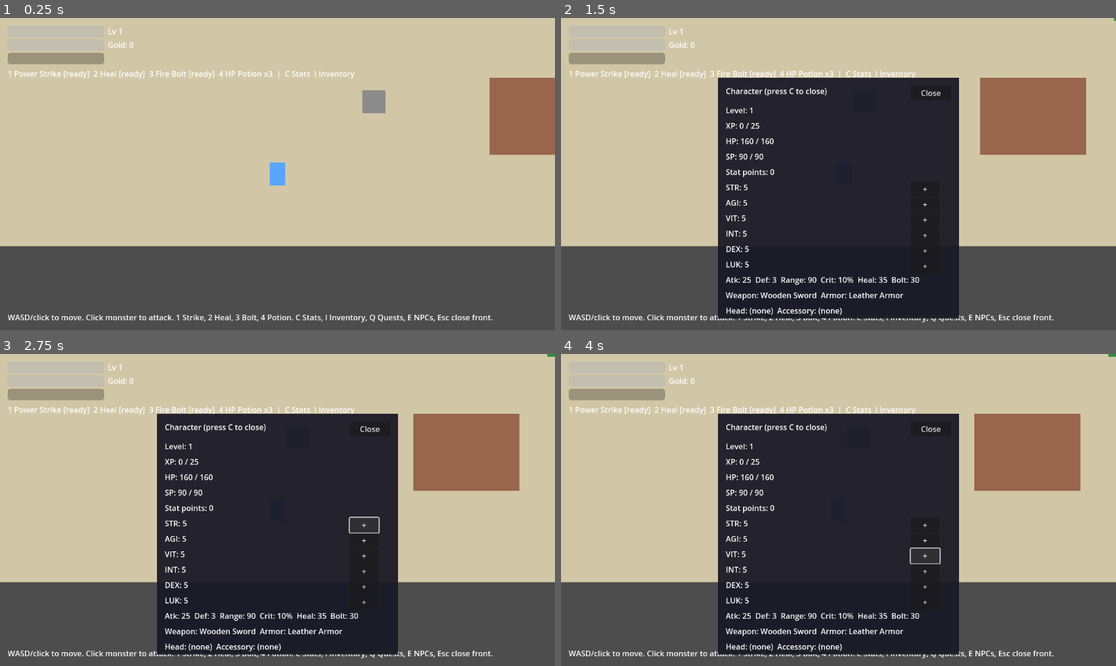
Above: before the commit, frames 1-4 (two rows, left to right).
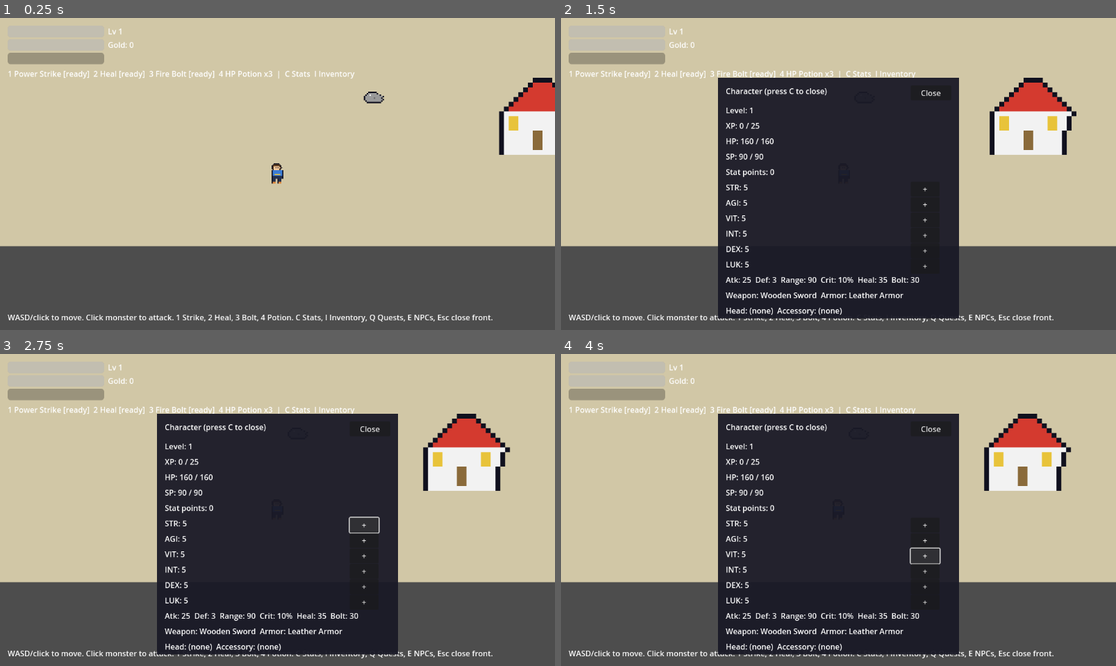
Above: after the commit, the same moments.

Repository: straviux/rok-online-clone
Game: Godot game, scene res://scenes/world/town.tscn
Two runs of this game, one before a commit and one after it. Both use one fixed random seed, a clock stepped at 60 frames per second and the inputs below.
Inputs (mouse positions are in pixels of both pictures, inside the frame that each line leads up to):
- Up to frame 1 (0.25 s): no input
- Up to frame 2 (1.5 s): tap Enter at 0.5, 1.25 s; move the mouse to (960, 158) at 0.52 s; hold D 0.53-1.25 s; tap C at 0.6 s; click (960, 158) at 0.67 s; drag from (727, 189) to (810, 236) at 1.27 s
- Up to frame 3 (2.75 s): click "+" at 2 s
- Up to frame 4 (4 s): click "+" at 2.75 s; click "+" at 3.5 s

The runs differ from the first frame. In frame 1, 3.3% of the frame differs, in the area x 48-100%, y 19-54%; in frame 2, 4.6%; in frame 3, 4.6%, in the area x 74-100%, y 0-44%; in frame 4, 4.6%.
Error after the commit: Invalid assignment of property or key 'texture' with value of type 'ImageTexture' on a base object of type 'null instance'. (res://scripts/npc.gd:28)

Commit message:
Add pixel-art sprites as runtime-generated GDScript (no image files)

Diff:
--- a/data/bat.tres
+++ b/data/bat.tres
@@ -19,3 +19,4 @@
 respawn_time = 6.0
 drop_item_id = "sp_potion"
 drop_chance = 0.2
+sprite_name = "bat"
--- a/data/boss.tres
+++ b/data/boss.tres
@@ -22,3 +22,4 @@
 special_damage = 15
 special_cooldown = 5.0
 special_range = 150.0
+sprite_name = "boss"
--- a/data/goblin.tres
+++ b/data/goblin.tres
@@ -19,3 +19,4 @@
 respawn_time = 12.0
 drop_item_id = "hp_potion"
 drop_chance = 0.25
+sprite_name = "goblin"
--- a/data/mushroom.tres
+++ b/data/mushroom.tres
@@ -21,3 +21,4 @@
 drop_chance = 0.2
 drop_item_id2 = "herb"
 drop_chance2 = 0.5
+sprite_name = "mushroom"
--- a/data/skeleton.tres
+++ b/data/skeleton.tres
@@ -19,3 +19,4 @@
 respawn_time = 10.0
 drop_item_id = "small_hp_potion"
 drop_chance = 0.2
+sprite_name = "skeleton"
--- a/data/slime.tres
+++ b/data/slime.tres
@@ -19,3 +19,4 @@
 respawn_time = 5.0
 drop_item_id = "small_hp_potion"
 drop_chance = 0.25
+sprite_name = "slime"
--- a/data/wolf.tres
+++ b/data/wolf.tres
@@ -19,3 +19,4 @@
 respawn_time = 8.0
 drop_item_id = "wooden_ring"
 drop_chance = 0.15
+sprite_name = "wolf"
--- a/scenes/world/field.tscn
+++ b/scenes/world/field.tscn
@@ -11,6 +11,7 @@
 [ext_resource type="Resource" path="res://data/wolf.tres" id="8_wolf"]
 [ext_resource type="PackedScene" path="res://scenes/ui/inventory_panel.tscn" id="10_inventory"]
 [ext_resource type="PackedScene" path="res://scenes/ui/quest_log_panel.tscn" id="11_quests"]
+[ext_resource type="Script" path="res://scripts/sprite_node.gd" id="15_sprite_node"]
 
 [sub_resource type="RectangleShape2D" id="Shape_tree"]
 size = Vector2(64, 64)
@@ -50,12 +51,9 @@
 [node name="CollisionShape2D" type="CollisionShape2D" parent="Tree1"]
 shape = SubResource("Shape_tree")
 
-[node name="ColorRect" type="ColorRect" parent="Tree1"]
-offset_left = -32.0
-offset_top = -32.0
-offset_right = 32.0
-offset_bottom = 32.0
-color = Color(0.2, 0.55, 0.25, 1)
+[node name="Sprite2D" type="Sprite2D" parent="Tree1"]
+script = ExtResource("15_sprite_node")
+sprite_name = "tree"
 
 [node name="Tree2" type="StaticBody2D" parent="."]
 position = Vector2(400, -300)
@@ -63,12 +61,9 @@
 [node name="CollisionShape2D" type="CollisionShape2D" parent="Tree2"]
 shape = SubResource("Shape_tree")
 
-[node name="ColorRect" type="ColorRect" parent="Tree2"]
-offset_left = -32.0
-offset_top = -32.0
-offset_right = 32.0
-offset_bottom = 32.0
-color = Color(0.2, 0.55, 0.25, 1)
+[node name="Sprite2D" type="Sprite2D" parent="Tree2"]
+script = ExtResource("15_sprite_node")
+sprite_name = "tree"
 
 [node name="Tree3" type="StaticBody2D" parent="."]
 position = Vector2(-700, 0)
@@ -76,12 +71,9 @@
 [node name="CollisionShape2D" type="CollisionShape2D" parent="Tree3"]
 shape = SubResource("Shape_tree")
 
-[node name="ColorRect" type="ColorRect" parent="Tree3"]
-offset_left = -32.0
-offset_top = -32.0
-offset_right = 32.0
-offset_bottom = 32.0
-color = Color(0.2, 0.55, 0.25, 1)
+[node name="Sprite2D" type="Sprite2D" parent="Tree3"]
+script = ExtResource("15_sprite_node")
+sprite_name = "tree"
 
 [node name="Tree4" type="StaticBody2D" parent="."]
 position = Vector2(700, 0)
@@ -89,12 +81,9 @@
 [node name="CollisionShape2D" type="CollisionShape2D" parent="Tree4"]
 shape = SubResource("Shape_tree")
 
-[node name="ColorRect" type="ColorRect" parent="Tree4"]
-offset_left = -32.0
-offset_top = -32.0
-offset_right = 32.0
-offset_bottom = 32.0
-color = Color(0.2, 0.55, 0.25, 1)
+[node name="Sprite2D" type="Sprite2D" parent="Tree4"]
+script = ExtResource("15_sprite_node")
+sprite_name = "tree"
 
 [node name="Tree5" type="StaticBody2D" parent="."]
 position = Vector2(0, -300)
@@ -102,12 +91,9 @@
 [node name="CollisionShape2D" type="CollisionShape2D" parent="Tree5"]
 shape = SubResource("Shape_tree")
 
-[node name="ColorRect" type="ColorRect" parent="Tree5"]
-offset_left = -32.0
-offset_top = -32.0
-offset_right = 32.0
-offset_bottom = 32.0
-color = Color(0.2, 0.55, 0.25, 1)
+[node name="Sprite2D" type="Sprite2D" parent="Tree5"]
+script = ExtResource("15_sprite_node")
+sprite_name = "tree"
 
 [node name="Rock1" type="StaticBody2D" parent="."]
 position = Vector2(-250, 200)
@@ -115,12 +101,9 @@
 [node name="CollisionShape2D" type="CollisionShape2D" parent="Rock1"]
 shape = SubResource("Shape_rock")
 
-[node name="ColorRect" type="ColorRect" parent="Rock1"]
-offset_left = -24.0
-offset_top = -24.0
-offset_right = 24.0
-offset_bottom = 24.0
-color = Color(0.55, 0.55, 0.55, 1)
+[node name="Sprite2D" type="Sprite2D" parent="Rock1"]
+script = ExtResource("15_sprite_node")
+sprite_name = "rock"
 
 [node name="Rock2" type="StaticBody2D" parent="."]
 position = Vector2(250, -100)
@@ -128,12 +111,9 @@
 [node name="CollisionShape2D" type="CollisionShape2D" parent="Rock2"]
 shape = SubResource("Shape_rock")
 
-[node name="ColorRect" type="ColorRect" parent="Rock2"]
-offset_left = -24.0
-offset_top = -24.0
-offset_right = 24.0
-offset_bottom = 24.0
-color = Color(0.55, 0.55, 0.55, 1)
+[node name="Sprite2D" type="Sprite2D" parent="Rock2"]
+script = ExtResource("15_sprite_node")
+sprite_name = "rock"
 
 [node name="WallTop" type="StaticBody2D" parent="."]
 position = Vector2(0, -625)
--- a/scenes/world/town.tscn
+++ b/scenes/world/town.tscn
@@ -11,6 +11,7 @@
 [ext_resource type="PackedScene" path="res://scenes/ui/storage_panel.tscn" id="9_storage"]
 [ext_resource type="PackedScene" path="res://scenes/ui/dialogue_panel.tscn" id="10_dialogue"]
 [ext_resource type="PackedScene" path="res://scenes/ui/quest_log_panel.tscn" id="11_quests"]
+[ext_resource type="Script" path="res://scripts/sprite_node.gd" id="15_sprite_node"]
 
 [sub_resource type="RectangleShape2D" id="Shape_house"]
 size = Vector2(220, 160)
@@ -70,12 +71,9 @@
 [node name="CollisionShape2D" type="CollisionShape2D" parent="House1"]
 shape = SubResource("Shape_house")
 
-[node name="ColorRect" type="ColorRect" parent="House1"]
-offset_left = -110.0
-offset_top = -80.0
-offset_right = 110.0
-offset_bottom = 80.0
-color = Color(0.6, 0.4, 0.3, 1)
+[node name="Sprite2D" type="Sprite2D" parent="House1"]
+script = ExtResource("15_sprite_node")
+sprite_name = "house"
 
 [node name="House2" type="StaticBody2D" parent="."]
 position = Vector2(550, -180)
@@ -83,12 +81,9 @@
 [node name="CollisionShape2D" type="CollisionShape2D" parent="House2"]
 shape = SubResource("Shape_house")
 
-[node name="ColorRect" type="ColorRect" parent="House2"]
-offset_left = -110.0
-offset_top = -80.0
-offset_right = 110.0
-offset_bottom = 80.0
-color = Color(0.6, 0.4, 0.3, 1)
+[node name="Sprite2D" type="Sprite2D" parent="House2"]
+script = ExtResource("15_sprite_node")
+sprite_name = "house"
 
 [node name="House3" type="StaticBody2D" parent="."]
 position = Vector2(550, 180)
@@ -96,12 +91,9 @@
 [node name="CollisionShape2D" type="CollisionShape2D" parent="House3"]
 shape = SubResource("Shape_house")
 
-[node name="ColorRect" type="ColorRect" parent="House3"]
-offset_left = -110.0
-offset_top = -80.0
-offset_right = 110.0
-offset_bottom = 80.0
-color = Color(0.6, 0.4, 0.3, 1)
+[node name="Sprite2D" type="Sprite2D" parent="House3"]
+script = ExtResource("15_sprite_node")
+sprite_name = "house"
 
 [node name="Tree1" type="StaticBody2D" parent="."]
 position = Vector2(-300, -350)
@@ -109,12 +101,9 @@
 [node name="CollisionShape2D" type="CollisionShape2D" parent="Tree1"]
 shape = SubResource("Shape_tree")
 
-[node name="ColorRect" type="ColorRect" parent="Tree1"]
-offset_left = -32.0
-offset_top = -32.0
-offset_right = 32.0
-offset_bottom = 32.0
-color = Color(0.2, 0.55, 0.25, 1)
+[node name="Sprite2D" type="Sprite2D" parent="Tree1"]
+script = ExtResource("15_sprite_node")
+sprite_name = "tree"
 
 [node name="Tree2" type="StaticBody2D" parent="."]
 position = Vector2(300, -350)
@@ -122,12 +111,9 @@
 [node name="CollisionShape2D" type="CollisionShape2D" parent="Tree2"]
 shape = SubResource("Shape_tree")
 
-[node name="ColorRect" type="ColorRect" parent="Tree2"]
-offset_left = -32.0
-offset_top = -32.0
-offset_right = 32.0
-offset_bottom = 32.0
-color = Color(0.2, 0.55, 0.25, 1)
+[node name="Sprite2D" type="Sprite2D" parent="Tree2"]
+script = ExtResource("15_sprite_node")
+sprite_name = "tree"
 
 [node name="Tree3" type="StaticBody2D" parent="."]
 position = Vector2(-750, -50)
@@ -135,12 +121,9 @@
 [node name="CollisionShape2D" type="CollisionShape2D" parent="Tree3"]
 shape = SubResource("Shape_tree")
 
-[node name="ColorRect" type="ColorRect" parent="Tree3"]
-offset_left = -32.0
-offset_top = -32.0
-offset_right = 32.0
-offset_bottom = 32.0
-color = Color(0.2, 0.55, 0.25, 1)
+[node name="Sprite2D" type="Sprite2D" parent="Tree3"]
+script = ExtResource("15_sprite_node")
+sprite_name = "tree"
 
 [node name="Tree4" type="StaticBody2D" parent="."]
 position = Vector2(750, -50)
@@ -148,12 +131,9 @@
 [node name="CollisionShape2D" type="CollisionShape2D" parent="Tree4"]
 shape = SubResource("Shape_tree")
 
-[node name="ColorRect" type="ColorRect" parent="Tree4"]
-offset_left = -32.0
-offset_top = -32.0
-offset_right = 32.0
-offset_bottom = 32.0
-color = Color(0.2, 0.55, 0.25, 1)
+[node name="Sprite2D" type="Sprite2D" parent="Tree4"]
+script = ExtResource("15_sprite_node")
+sprite_name = "tree"
 
 [node name="Rock1" type="StaticBody2D" parent="."]
 position = Vector2(200, 150)
@@ -161,12 +141,9 @@
 [node name="CollisionShape2D" type="CollisionShape2D" parent="Rock1"]
 shape = SubResource("Shape_rock")
 
-[node name="ColorRect" type="ColorRect" parent="Rock1"]
-offset_left = -24.0
-offset_top = -24.0
-offset_right = 24.0
-offset_bottom = 24.0
-color = Color(0.55, 0.55, 0.55, 1)
+[node name="Sprite2D" type="Sprite2D" parent="Rock1"]
+script = ExtResource("15_sprite_node")
+sprite_name = "rock"
 
 [node name="WallTop" type="StaticBody2D" parent="."]
 position = Vector2(0, -475)
--- a/scripts/monster.gd
+++ b/scripts/monster.gd
@@ -75,7 +75,14 @@
 	hp_bar.max_value = max_hp
 	hp_bar.value = hp
 	hp_bar.show_percentage = false
-	if sprite.texture == null:
+	if data != null and data.sprite_name != "":
+		sprite.texture = SpriteData.get_texture(data.sprite_name)
+		# Sprites are 32x32, but scale to fit anyway so a differently
+		# sized sprite never breaks the 32x32 collision box.
+		var tex_size: Vector2 = sprite.texture.get_size()
+		var fit: float = 32.0 / max(tex_size.x, tex_size.y)
+		sprite.scale = Vector2(fit, fit)
+	elif sprite.texture == null:
 		var image := Image.create(32, 32, false, Image.FORMAT_RGBA8)
 		if data != null:
 			image.fill(data.color)
--- a/scripts/monster_data.gd
+++ b/scripts/monster_data.gd
@@ -16,6 +16,10 @@
 @export var attack_cooldown: float = 1.0
 @export var leash_range: float = 400.0
 @export var color: Color = Color(0.3, 0.9, 0.4, 1)
+# Pixel-art sprite name in scripts/sprite_data.gd (runtime-generated,
+# no image files). If empty, monster.gd falls back to a coloured box
+# using color, as in Phases 2-5.
+@export var sprite_name: String = ""
 @export var gold_drop: int = 3
 @export var respawn_time: float = 5.0
 # Phase 4 loot: one possible item drop, rolled on death.
--- a/scripts/npc.gd
+++ b/scripts/npc.gd
@@ -10,7 +10,7 @@
 
 var player_near: bool = false
 
-@onready var color_rect: ColorRect = $Body/ColorRect
+@onready var sprite: Sprite2D = $Body/Sprite2D
 @onready var name_label: Label = $NameLabel
 @onready var prompt_label: Label = $PromptLabel
 @onready var interact_area: Area2D = $InteractArea
@@ -19,13 +19,13 @@
 func _ready() -> void:
 	if npc_type == "storage":
 		name_label.text = "Storage"
-		color_rect.color = Color(0.2, 0.8, 0.9, 1)
+		sprite.texture = SpriteData.get_texture("storage_keeper")
 	elif npc_type == "quest":
 		name_label.text = "Elder"
-		color_rect.color = Color(1.0, 0.85, 0.2, 1)
+		sprite.texture = SpriteData.get_texture("elder")
 	else:
 		name_label.text = "Shop"
-		color_rect.color = Color(0.6, 0.3, 0.9, 1)
+		sprite.texture = SpriteData.get_texture("shopkeeper")
 	prompt_label.visible = false
 	interact_area.body_entered.connect(_on_body_entered)
 	interact_area.body_exited.connect(_on_body_exited)
--- a/scripts/player.gd
+++ b/scripts/player.gd
@@ -160,8 +160,11 @@
 	else:
 		hp = float(max_hp)
 		sp = float(max_sp)
-	# Placeholder art: a plain coloured box until real sprites arrive.
-	# Only generated when no texture has been assigned in the editor.
+	# Pixel-art sprite, generated at runtime from scripts/sprite_data.gd
+	# (no image files, so the whole project stays pushable as text).
+	# The blue box below is only a last-resort fallback.
+	if sprite.texture == null:
+		sprite.texture = SpriteData.get_texture("player")
 	if sprite.texture == null:
 		var image := Image.create(32, 48, false, Image.FORMAT_RGBA8)
 		image.fill(Color(0.35, 0.65, 1.0))
--- /dev/null
+++ b/scripts/sprite_data.gd
@@ -0,0 +1,369 @@
+# SpriteData: pixel-art sprites generated at runtime, no image files.
+# Each sprite is a grid of characters: '.' is transparent, every
+# other character is a colour from PALETTE. Grids are upscaled with
+# nearest-neighbour so the pixels stay crisp in-game. Edit a grid
+# here to change how a sprite looks; nothing else needs to change.
+class_name SpriteData
+extends RefCounted
+
+const PALETTE := {
+	"B": Color8(58, 123, 213, 255),
+	"C": Color8(138, 106, 58, 255),
+	"D": Color8(36, 48, 77, 255),
+	"E": Color8(16, 16, 30, 255),
+	"F": Color8(242, 230, 200, 255),
+	"G": Color8(63, 174, 74, 255),
+	"H": Color8(91, 58, 30, 255),
+	"K": Color8(16, 16, 30, 255),
+	"L": Color8(74, 58, 34, 255),
+	"M": Color8(154, 154, 154, 255),
+	"O": Color8(224, 138, 60, 255),
+	"P": Color8(242, 121, 168, 255),
+	"R": Color8(212, 58, 47, 255),
+	"S": Color8(242, 199, 155, 255),
+	"T": Color8(46, 125, 50, 255),
+	"V": Color8(122, 74, 213, 255),
+	"W": Color8(242, 242, 242, 255),
+	"Y": Color8(232, 195, 58, 255),
+	"b": Color8(42, 90, 168, 255),
+	"c": Color8(90, 68, 38, 255),
+	"g": Color8(42, 122, 50, 255),
+	"m": Color8(106, 106, 106, 255),
+	"p": Color8(217, 79, 122, 255),
+	"r": Color8(143, 31, 26, 255),
+	"s": Color8(217, 160, 102, 255),
+	"t": Color8(30, 90, 36, 255),
+	"v": Color8(74, 42, 138, 255),
+	"w": Color8(217, 217, 217, 255),
+}
+
+const GRIDS := {
+	"player": [
+		"................",
+		"....KKKKKK......",
+		"...KHHHHHHK.....",
+		"..KHHHHHHHHK....",
+		"..KHSSSSSSHK....",
+		"..KHSSESESSHK...",
+		"..KHSSSSSSHK....",
+		"...KSSSSSSK.....",
+		"..KBBBBBBBBBBK..",
+		"..KBBBBBBBBBBK..",
+		"..KBBBBBBBBBBK..",
+		"..KBBBBBBBBBBK..",
+		"..KBBYYYYYYBBK..",
+		"..KBBBBBBBBBBK..",
+		"..KDDDDDDDDDDK..",
+		"..KDDDDDDDDDDK..",
+		"..KDDDDDDDDDDK..",
+		"..KDDD..KDDD....",
+		"..KDDD..KDDD....",
+		"..KDDD..KDDD....",
+		"..KOOO..KOOO....",
+		"..KOOO..KOOO....",
+		"................",
+		"................",
+	],
+	"slime": [
+		"................",
+		".....KKKKKK.....",
+		"...KKGGGGGGKK...",
+		"..KGGGGGGGGGGK..",
+		".KGGWWGGGGGGGGK.",
+		".KGGGGGGGGGGGGK.",
+		".KGGEEGGGGEEGGK.",
+		".KGGGGGGGGGGGGK.",
+		".KGGGKKKKKKGGGK.",
+		".KGGGGGGGGGGGGK.",
+		"..KGGGGGGGGGGK..",
+		"...KKKKKKKKKK...",
+		"................",
+		"................",
+		"................",
+		"................",
+	],
+	"mushroom": [
+		"................",
+		".....KKKKKK.....",
+		"...KPPPPPPPPK...",
+		"..KPPWPPPPWPPK..",
+		".KPPPPWPPPPPPPK.",
+		".KPPPPPPPPPPPPK.",
+		".KPPPPPPPPPPPPK.",
+		"..KPPPPPPPPPPK..",
+		"...KFFFFFFK....",
+		"...KFFEFFEFK...",
+		"...KFFFFFFK....",
+		"....KFFFFK.....",
+		"................",
+		"................",
+		"................",
+		"................",
+	],
+	"wolf": [
+		"................",
+		"...KK....KK....",
+		"...KwwK..KwwK...",
+		"..KMMMMMMMMMMK..",
+		".KMMEEMMMMEEMMK.",
+		".KMMMMMMMMMMMMK.",
+		".KMMMFFFFMMMMK..",
+		"..KMMFEFFEMMK...",
+		"..KMMMMMMMMMMK..",
+		"..KMMMMMMMMMMK..",
+		"..KMMMMMMMMMMK..",
+		"...KMM....MMK...",
+		"...KMM....MMK...",
+		"...KMM....MMK...",
+		"................",
+		"................",
+	],
+	"skeleton": [
+		"................",
+		"....KKKKKKKK....",
+		"...KWWWWWWWWK...",
+		"..KWWEEWWEEWWK..",
+		"..KWWWWWWWWWWK..",
+		"..KWWKKKKKKWWK..",
+		"...KWWWWWWWWK...",
+		"....KWWWWWWK....",
+		"...KWKWWKWWKWK..",
+		"...KWWWWWWWWK...",
+		"....KWW..WWK....",
+		"....KWW..WWK....",
+		"................",
+		"................",
+		"................",
+		"................",
+	],
+	"bat": [
+		"................",
+		".KVVK......KVVK.",
+		"KVVVVK....KVVVVK",
+		"KVVVVvvvvVVVVVK.",
+		"KVVVvvvvvvVVVVK.",
+		".KVVvvvvvvVVK...",
+		"..KvvvvvvvvK....",
+		"..KvvEEvvEEK....",
+		"...KvvKKvvK.....",
+		"................",
+		"................",
+		"................",
+		"................",
+		"................",
+		"................",
+		"................",
+	],
+	"goblin": [
+		"................",
+		".KK..........KK.",
+		".KGGK......KGGK.",
+		"KGGGGK....KGGGGK",
+		".KGGGGGGGGGGGGK.",
+		".KGGEEGGGEEGGK..",
+		".KGGGGGGGGGGGGK.",
+		"..KGGGGGGGGGGK..",
+		"..KGGGGGGGGGGK..",
+		"...KggggggggK...",
+		"...KggggggggK...",
+		"....Kgg..ggK....",
+		"................",
+		"................",
+		"................",
+		"................",
+	],
+	"boss": [
+		"................",
+		"..KK........KK..",
+		"..KRRK....KRRK..",
+		".KRRRRKKKKRRRRK.",
+		".KRRYRRRRYRRRK..",
+		".KRRRRRRRRRRRRK.",
+		".KRRYEERRYEERRK.",
+		".KRRRRRRRRRRRRK.",
+		".KRRRRKKRRRRRRK.",
+		"..KRRRRRRRRRRK..",
+		"..KRRRRRRRRRRK..",
+		"..KRRRRRRRRRRK..",
+		"...KRR....RRK...",
+		"...KRR....RRK...",
+		"................",
+		"................",
+	],
+	"shopkeeper": [
+		"................",
+		"....KCCCCCCK....",
+		"...KCCCCCCCCK...",
+		"..KHHHHHHHHHK...",
+		"..KHSSSSSSSHK...",
+		"..KHSSESESSHK...",
+		"..KWWSSSSSSWWK..",
+		"..KWWWWWWWWWWK..",
+		"..KGGGGGGGGGGK..",
+		"..KGGCCCCCCGGK..",
+		"..KGGCCCCCCGGK..",
+		"..KGGCCCCCCGGK..",
+		"..KGGCCCCCCGGK..",
+		"..KDDDDDDDDDDK..",
+		"..KDDD..KDDD....",
+		"..KDDD..KDDD....",
+		"..KOOO..KOOO....",
+		"................",
+		"................",
+		"................",
+		"................",
+		"................",
+		"................",
+		"................",
+	],
+	"storage_keeper": [
+		"................",
+		"....KbbbbbbK....",
+		"...KbbbbbbbbK...",
+		"..KHHHHHHHHHK...",
+		"..KHSSSSSSSHK...",
+		"..KHSSESESSHK...",
+		"..KHSSSSSSSHK...",
+		"...KSSSSSSK.....",
+		"..KBBBBBBBBBBK..",
+		"..KBBbBBBBBBBK..",
+		"..KBBBBBBBBBBK..",
+		"..KBBBBBBBBBBK..",
+		"..KBBYYYYYYBBK..",
+		"..KDDDDDDDDDDK..",
+		"..KDDD..KDDD....",
+		"..KDDD..KDDD....",
+		"..KOOO..KOOO....",
+		"................",
+		"................",
+		"................",
+		"................",
+		"................",
+		"................",
+		"................",
+	],
+	"elder": [
+		"................",
+		"....KKKKKK......",
+		"...KWWWWWWK.....",
+		"..KWWSSSSSSWK...",
+		"..KWSSESESSWK...",
+		"..KWWSSSSSSWWK..",
+		"..KWWWWWWWWWWK..",
+		"..KWWWWWWWWWWK..",
+		"..KYYYYYYYYYYK..",
+		"..KYYYYYYYYYYK..",
+		"..KYYYYYYYYYYK..",
+		"..KYYYYYYYYYYK..",
+		"..KYYYYYYYYYYK..",
+		"..KYYYYYYYYYYK..",
+		"..KDDD..KDDD....",
+		"..KOOO..KOOO....",
+		"................",
+		"................",
+		"................",
+		"................",
+		"................",
+		"................",
+		"................",
+	],
+	"tree": [
+		"................",
+		"....KTTTTTTK....",
+		"...KTTgTTTTTK...",
+		"..KTTTTTTTTTTK..",
+		"..KTTgTTTTgTTK..",
+		"...KTTTTTTTTK...",
+		"....KTTTTTTK....",
+		".....KLLLLK.....",
+		".....KLLLLK.....",
+		".....KLLLLK.....",
+		"....KLLLLLLK....",
+		"................",
+		"................",
+		"................",
+		"................",
+		"................",
+	],
+	"rock": [
+		"................",
+		"....KKKKKK......",
+		"...KMMMMMMK.....",
+		"..KMMWMMMMMMK...",
+		".KMMMMMMMMMMMMK.",
+		".KMMMMMMmMMMMK..",
+		".KMMMMMMMMMMMMK.",
+		"..KMMMMMMMMMMK..",
+		"...KKKKKKKKKK...",
+		"................",
+		"................",
+		"................",
+		"................",
+		"................",
+		"................",
+		"................",
+	],
+	"house": [
+		".........KKKK.........",
+		"........KRRRRK........",
+		".......KRRRRRRK.......",
+		"......KRRRRRRRRK......",
+		".....KRRRRRRRRRRK.....",
+		"....KRRRRRRRRRRRRK....",
+		"...KRRRRRRRRRRRRRRK...",
+		"..KWWWWWWWWWWWWWWWWK..",
+		"..KWYYWWWWWWWWYYWWK..",
+		"..KWYYWWWWWWWWYYWWK..",
+		"..KWYYWWWWWWWWYYWWK..",
+		"..KWWWWWWCCWWWWWWK...",
+		"..KWWWWWWCCWWWWWWK...",
+		"..KWWWWWWCCWWWWWWK...",
+		"..KWWWWWWCCWWWWWWK...",
+		"..KWWWWWWWWWWWWWWK...",
+	],
+}
+
+const SCALES := {
+	"player": 2,
+	"slime": 2,
+	"mushroom": 2,
+	"wolf": 2,
+	"skeleton": 2,
+	"bat": 2,
+	"goblin": 2,
+	"boss": 2,
+	"shopkeeper": 2,
+	"storage_keeper": 2,
+	"elder": 2,
+	"tree": 4,
+	"rock": 3,
+	"house": 10,
+}
+
+static var _cache := {}
+
+static func get_texture(sprite_name: String) -> Texture2D:
+	if _cache.has(sprite_name):
+		return _cache[sprite_name]
+	var rows: Array = GRIDS.get(sprite_name, [])
+	if rows.is_empty():
+		return null
+	var width := 0
+	for row in rows:
+		width = max(width, row.length())
+	var height: int = rows.size()
+	var img := Image.create(width, height, false, Image.FORMAT_RGBA8)
+	for y in height:
+		var row: String = rows[y]
+		for x in row.length():
+			var ch: String = row[x]
+			if ch == ".":
+				continue
+			if PALETTE.has(ch):
+				img.set_pixel(x, y, PALETTE[ch])
+	var scale: int = SCALES.get(sprite_name, 1)
+	if scale > 1:
+		img.resize(width * scale, height * scale, Image.INTERPOLATE_NEAREST)
+	var tex := ImageTexture.create_from_image(img)
+	_cache[sprite_name] = tex
+	return tex
--- /dev/null
+++ b/scripts/sprite_node.gd
@@ -0,0 +1,10 @@
+# A Sprite2D that draws a runtime-generated pixel-art sprite by name.
+# Used for world objects (houses, trees, rocks) that have no other script:
+# set sprite_name in the scene, and the texture is built on load.
+extends Sprite2D
+
+@export var sprite_name: String = ""
+
+func _ready() -> void:
+	if sprite_name != "":
+		texture = SpriteData.get_texture(sprite_name)
Not shown: 1 places in scenes/world/field.tscn that only renumber resources
Not shown: 1 places in scenes/world/town.tscn that only renumber resources
